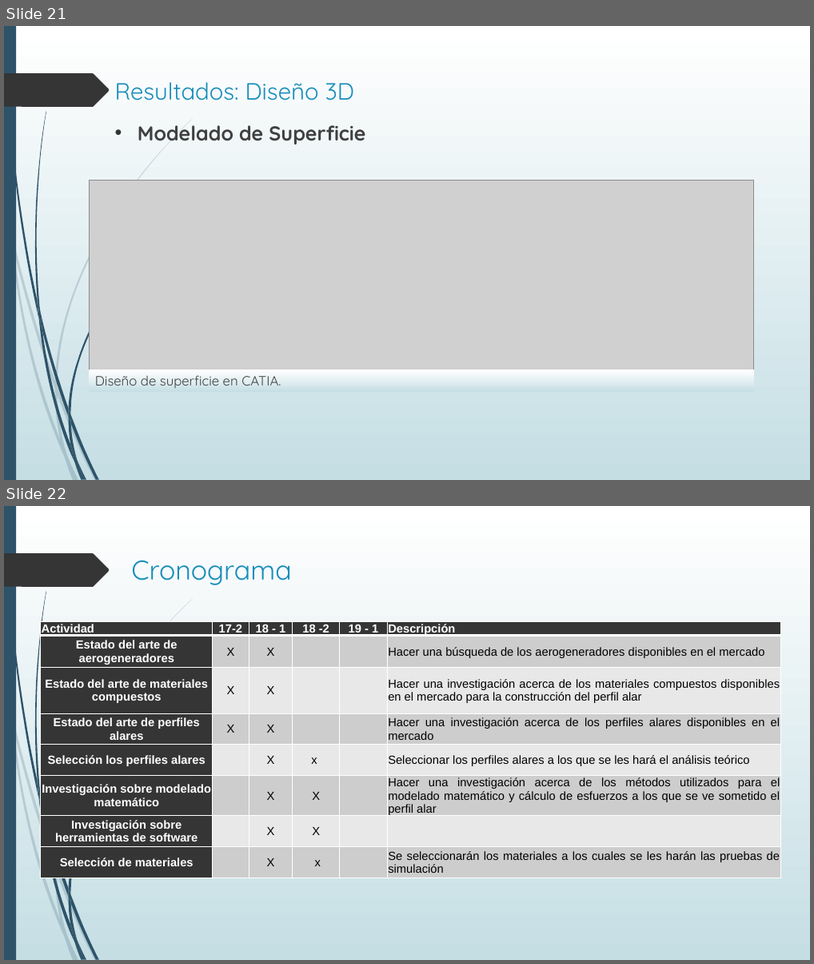
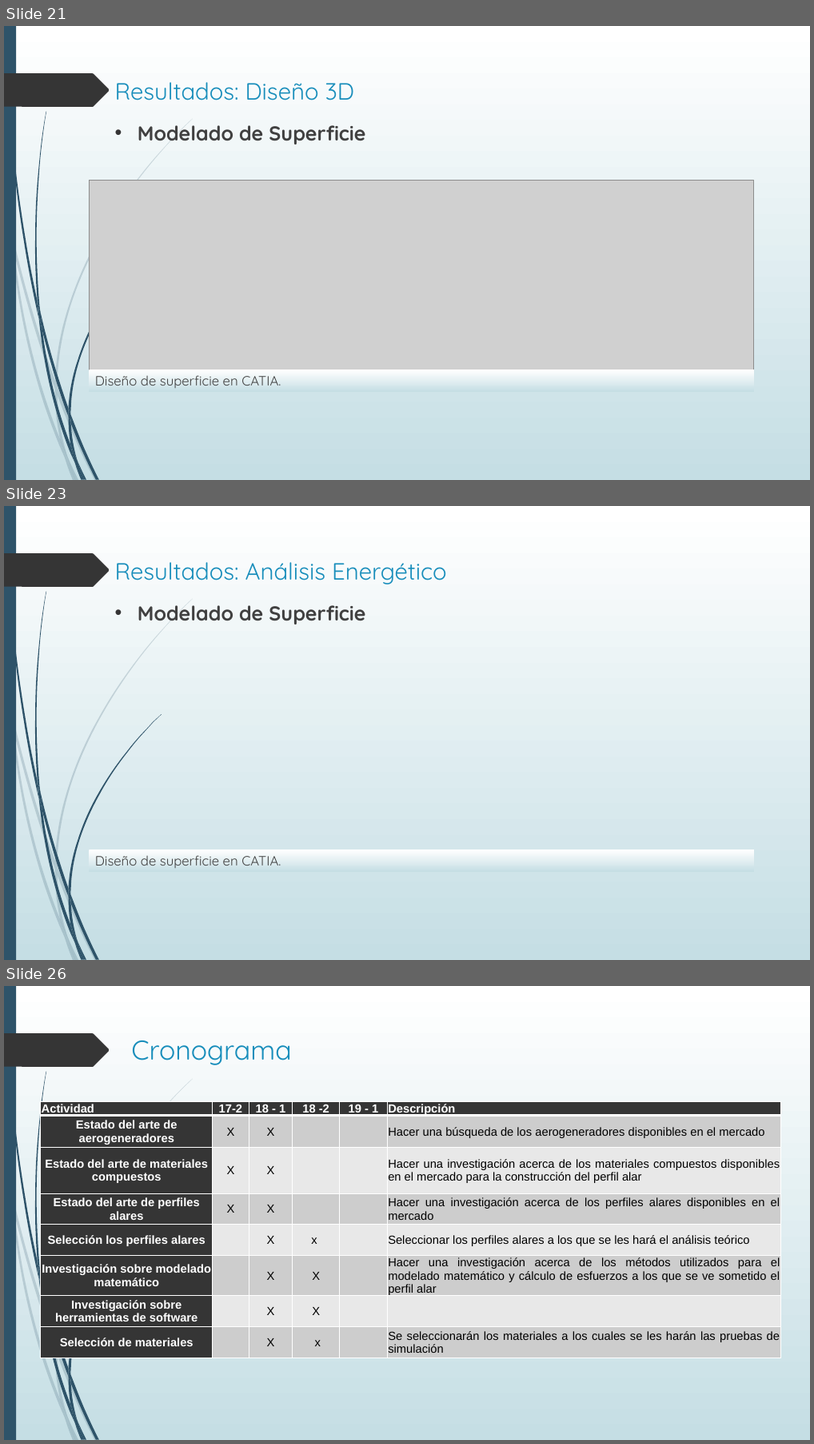
Before and after one commit to ChuyX3/WTDesigner, a slide deck: Protocolo de Tesis Presentación.pptx. Shown one above the other, each under a label of ours: slides 21 and 22 before the commit, slides 21, 23 and 26 after it; the slides between them are not shown. The pictures are 814x964 and 814x1444 pixels, drawn with LibreOffice and Linux fonts; fonts in the diff are those of the drawing; grey boxes stand for pictures; background and template pictures are left out. Boxes give left, top, right and bottom in pixels: in the first picture for what was removed or moved away, otherwise in the second. Text is boxed around its words. In the diff, an @@ line names an element or a change of style, - is before the commit and + after.

```diff
--- a/Protocolo de Tesis Presentación.pptx
+++ b/Protocolo de Tesis Presentación.pptx
@@ slide 23 added at bbox=[4, 506, 810, 960], background gradient #FFFFFF to #C5DEE5; not listed: 24 template elements that a slide beside it also shows @@
@@ title added at bbox=[115, 562, 447, 584], 28 pt, text #178DBB @@
+Resultados: Análisis Energético
@@ text added at bbox=[138, 605, 366, 624], 24 pt, text #404040, bold @@
+• Modelado de Superficie
@@ rectangle added at bbox=[90, 850, 754, 872], fill gradient #FFFFFF to #C5DEE5, 16 pt, text #404040 @@
+Diseño de superficie en CATIA.
@@ what was slide 22 is now slide 26 @@
```
Also in this commit, not shown: 3 other slides added.
